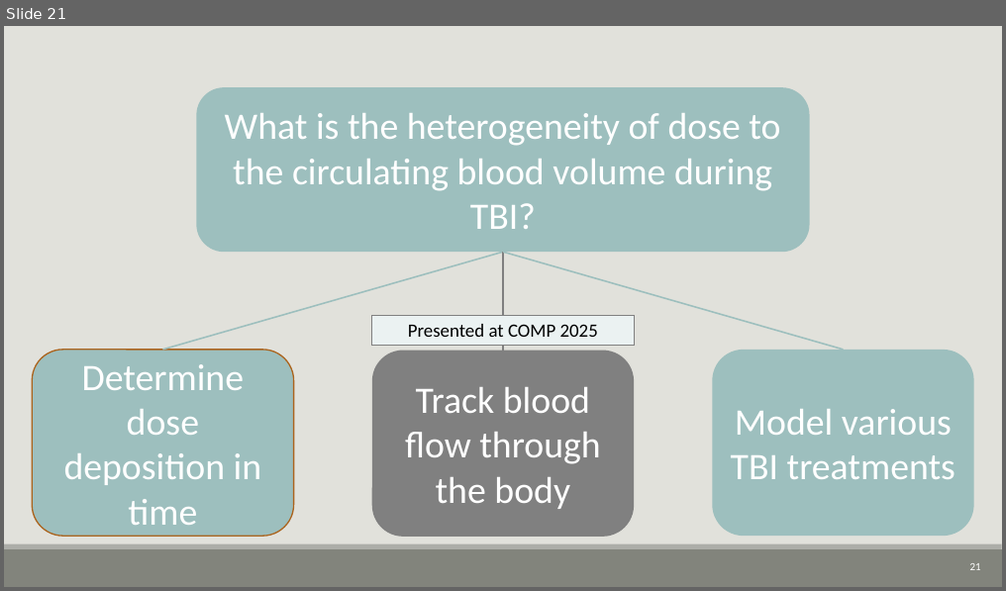
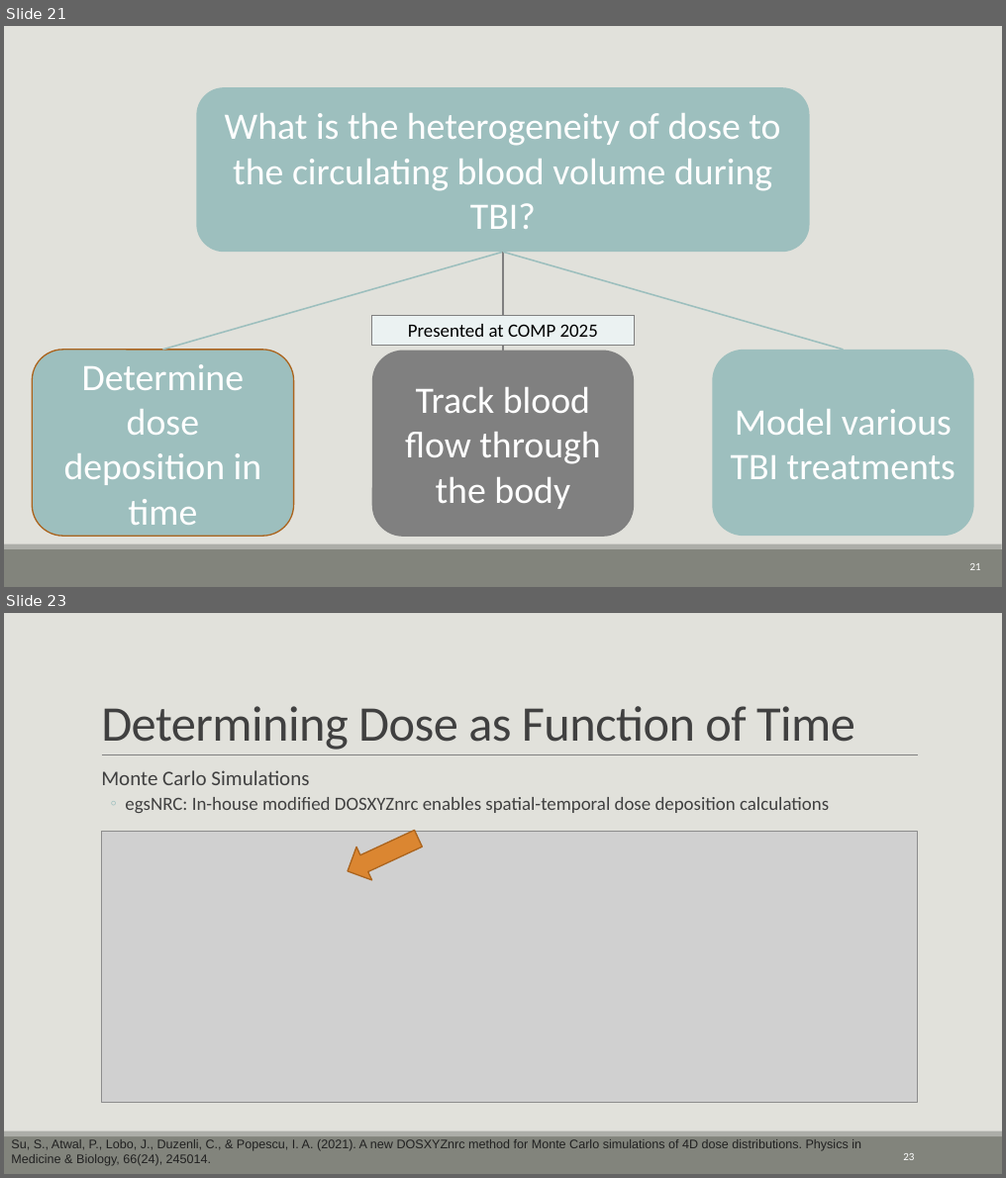
Before and after one commit to CNorthwayMedPhys/Full-Body-Flow-Model-Project, a slide deck: Working Documents/11.25_Committee Meeting.pptx. Shown one above the other, each under a label of ours: slide 21 before the commit, slides 21 and 23 after it; the slides between them are not shown. The pictures are 1006x591 and 1006x1178 pixels, drawn with LibreOffice and Linux fonts; fonts in the diff are those of the drawing; grey boxes stand for pictures. Boxes give left, top, right and bottom in pixels: in the first picture for what was removed or moved away, otherwise in the second. Text is boxed around its words. In the diff, an @@ line names an element or a change of style, - is before the commit and + after.

```diff
--- a/Working Documents/11.25_Committee Meeting.pptx
+++ b/Working Documents/11.25_Committee Meeting.pptx
@@ slide 23 added at bbox=[4, 613, 1002, 1174], background #E1E1DB; not listed: 2 template elements that a slide beside it also shows @@
@@ title added at bbox=[101, 706, 855, 750], 48 pt, text #404040 @@
+Determining Dose as Function of Time
@@ line added from (102, 756) to (918, 756), #808080 0.5 pt @@
@@ text added at bbox=[101, 770, 829, 813], 18 pt, text #404040 @@
+  Monte Carlo Simulations
+  ◦ egsNRC: In-house modified DOSXYZnrc enables spatial-temporal dose deposition calculations
@@ picture added at bbox=[101, 831, 918, 1103] @@
@@ right arrow added at bbox=[340, 822, 426, 888], fill #DB8631, outline #AB651E 1.25 pt @@
@@ text added at bbox=[11, 1140, 861, 1166], 12 pt, text #212121 @@
+Su, S., Atwal, P., Lobo, J., Duzenli, C., & Popescu, I. A. (2021). A new DOSXYZnrc method for Monte Carlo simulations of 4D dose distributions. Physics in Medicine & Biology, 66(24), 245014.
@@ page number added at bbox=[903, 1154, 914, 1160], 10.5 pt, text #FFFFFF @@
+23
```
Also in this commit, not shown: 8 slides changed, 16 other slides added, 2 slides removed.
